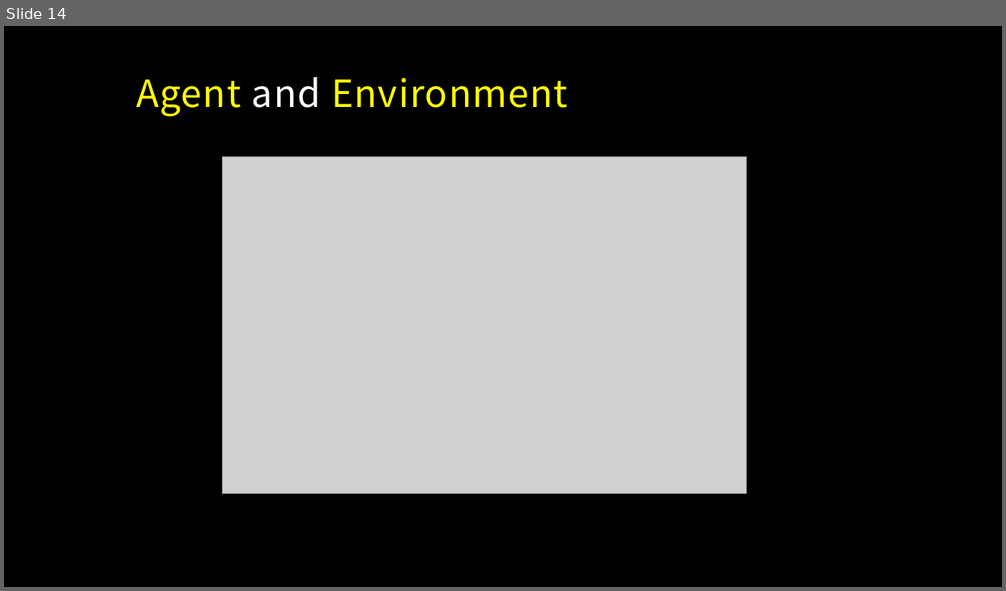
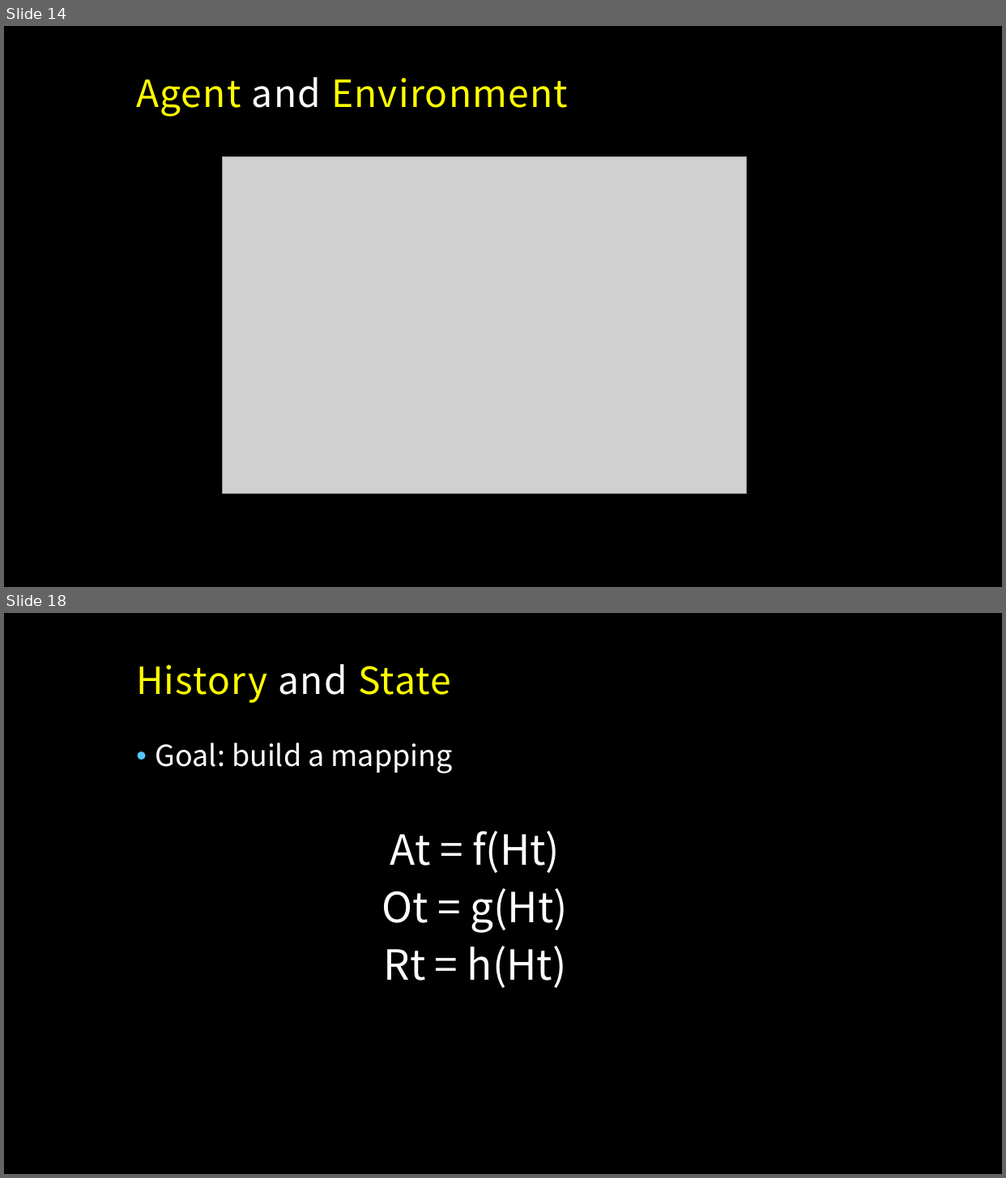
Before and after one commit to MacgyverLin/VintageComputer, a slide deck: Speech/Reinforcement Learning.pptx. Shown one above the other, each under a label of ours: slide 14 before the commit, slides 14 and 18 after it; the slides between them are not shown. The pictures are 1006x591 and 1006x1178 pixels, drawn with LibreOffice and Linux fonts; fonts in the diff are those of the drawing; grey boxes stand for pictures; background and template pictures are left out. Boxes give left, top, right and bottom in pixels: in the first picture for what was removed or moved away, otherwise in the second. Text is boxed around its words. In the diff, an @@ line names an element or a change of style, - is before the commit and + after.

```diff
--- a/Speech/Reinforcement Learning.pptx
+++ b/Speech/Reinforcement Learning.pptx
@@ slide 18 added at bbox=[4, 613, 1002, 1174], background picture (left out) @@
@@ title added at bbox=[136, 664, 451, 703], 36 pt, text #FFFF00 @@
+History and State
@@ text added at bbox=[155, 743, 568, 988], 40 pt, text #FFFFFF @@
+  • Goal: build a mapping
+  At = f(Ht)
+  Ot = g(Ht)
+  Rt = h(Ht)
```
Also in this commit, not shown: 3 slides changed, 3 other slides added.
